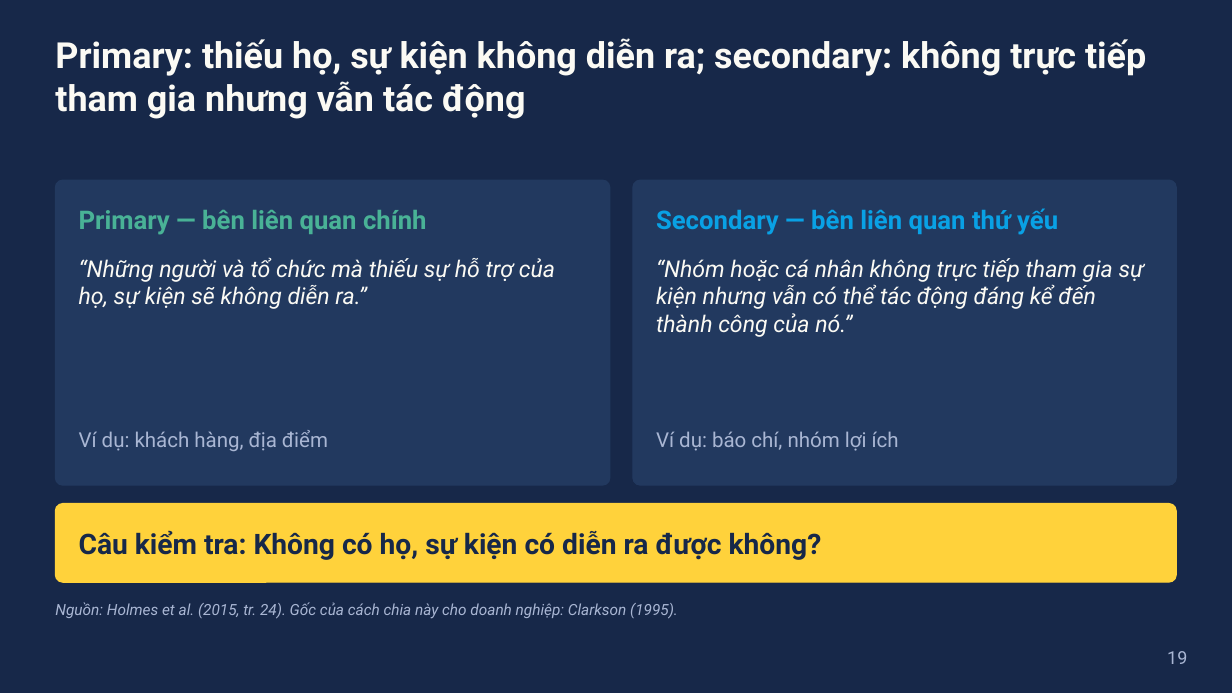
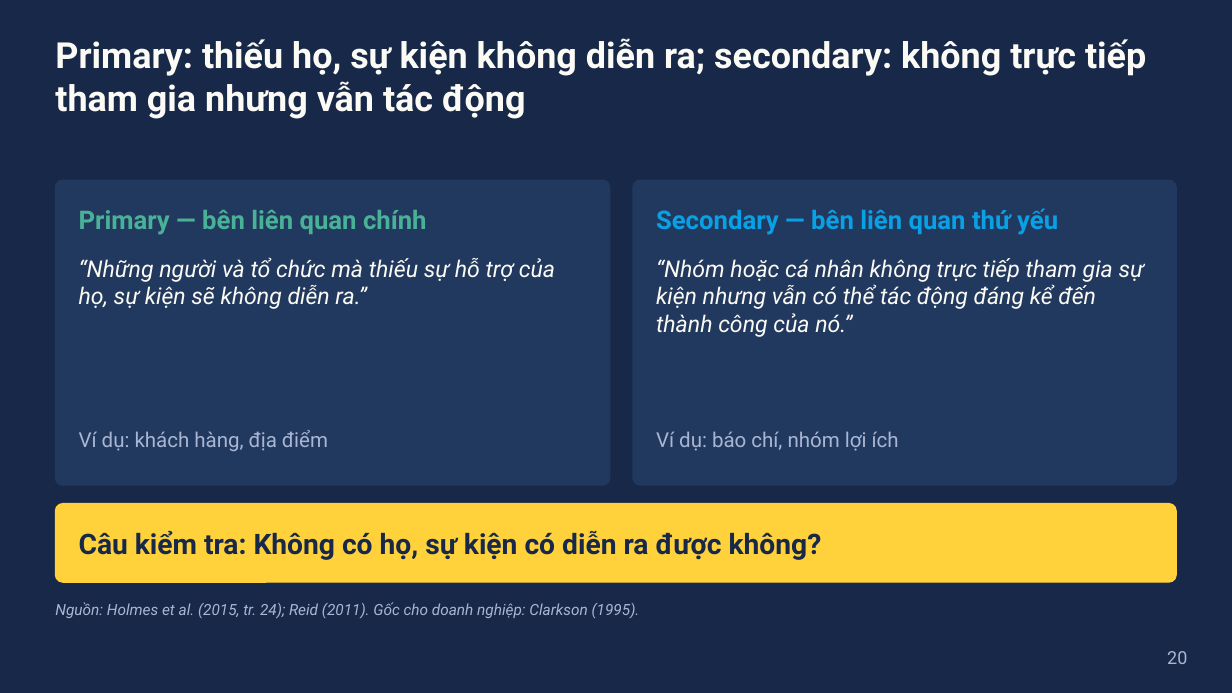
Before and after one commit to dnbaoquyen/teaching-skills, a slide deck: slide 20 of courses/EVM1110E/slides/W01_slides.pptx (slide 19 before the commit). Drawn at 1232x693 pixels with LibreOffice and Linux fonts; fonts in the diff are those of the drawing. Boxes give left, top, right and bottom in pixels: in the first picture for what was removed or moved away, otherwise in the second. Text is boxed around its words. In the diff, an @@ line names an element or a change of style, - is before the commit and + after.

```diff
--- a/courses/EVM1110E/slides/W01_slides.pptx
+++ b/courses/EVM1110E/slides/W01_slides.pptx
@@ text at bbox=[55, 602, 640, 618]: text changed @@
-Nguồn: Holmes et al. (2015, tr. 24). Gốc của cách chia này cho doanh nghiệp: Clarkson (1995).
+Nguồn: Holmes et al. (2015, tr. 24); Reid (2011). Gốc cho doanh nghiệp: Clarkson (1995).
@@ page number at bbox=[1167, 651, 1187, 664]: text changed @@
-19
+20
```
Also in this commit, not shown: 1 other slide changed, 3 slides added, 15 other files.
